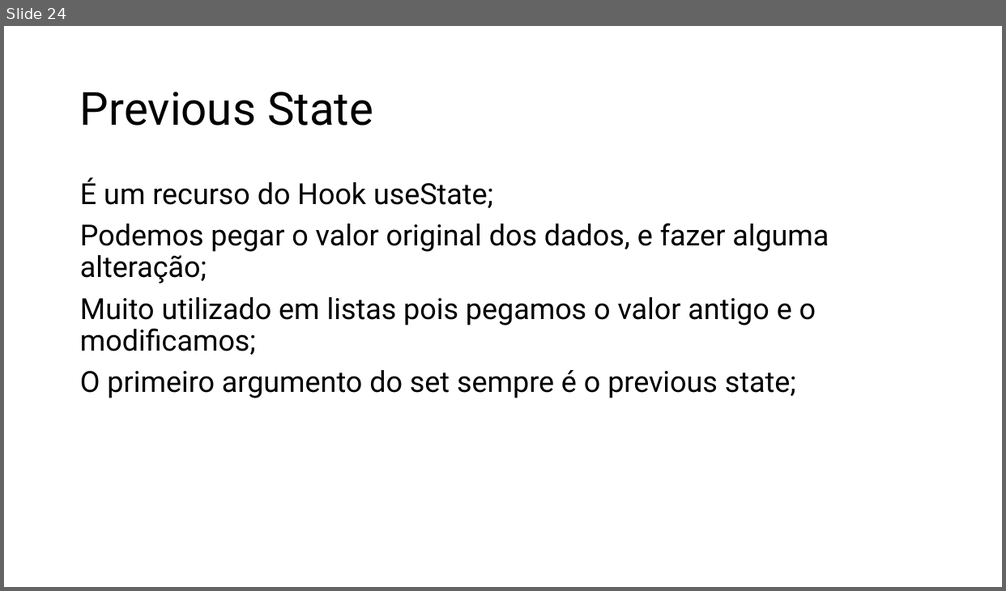
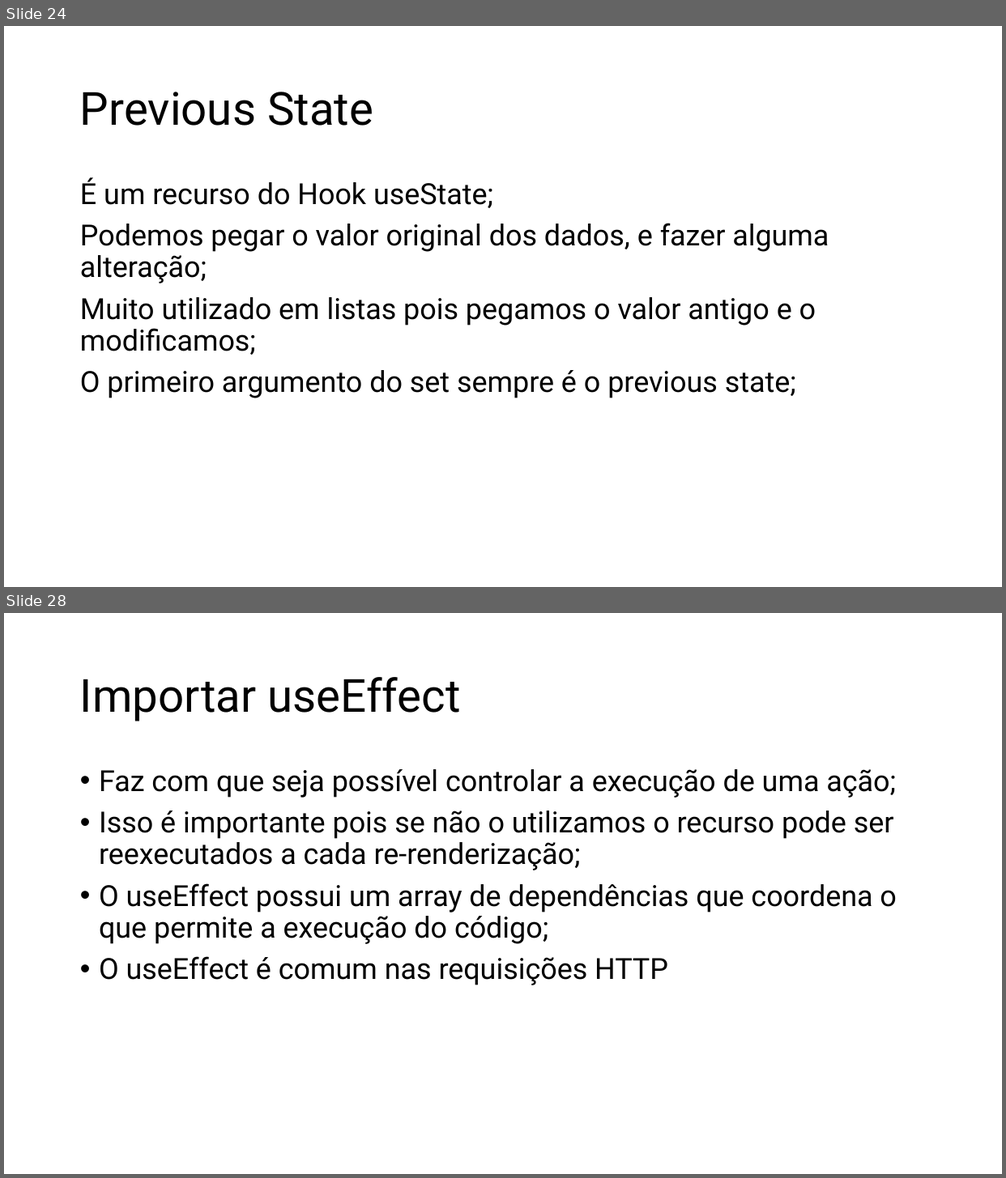
Before and after one commit to RogerSobral/h_codar_react, a slide deck: React.pptx. Shown one above the other, each under a label of ours: slide 24 before the commit, slides 24 and 28 after it; the slides between them are not shown. The pictures are 1006x591 and 1006x1178 pixels, drawn with LibreOffice and Linux fonts; fonts in the diff are those of the drawing. Boxes give left, top, right and bottom in pixels: in the first picture for what was removed or moved away, otherwise in the second. Text is boxed around its words. In the diff, an @@ line names an element or a change of style, - is before the commit and + after.

```diff
--- a/React.pptx
+++ b/React.pptx
@@ slide 28 added at [4, 613, 1002, 1174], background #FFFFFF @@
@@ title added at [80, 677, 460, 722], 44 pt, text #000000 @@
+Importar useEffect
@@ text added at [99, 769, 896, 986], 28 pt, text #000000 @@
+• Faz com que seja possível controlar a execução de uma ação;
+• Isso é importante pois se não o utilizamos o recurso pode ser reexecutados a cada re-renderização;
+• O useEffect possui um array de dependências que coordena o que permite a execução do código;
+• O useEffect é comum nas requisições HTTP
```
Also in this commit, not shown: 1 slide changed, 3 other slides added, 15 other files.
